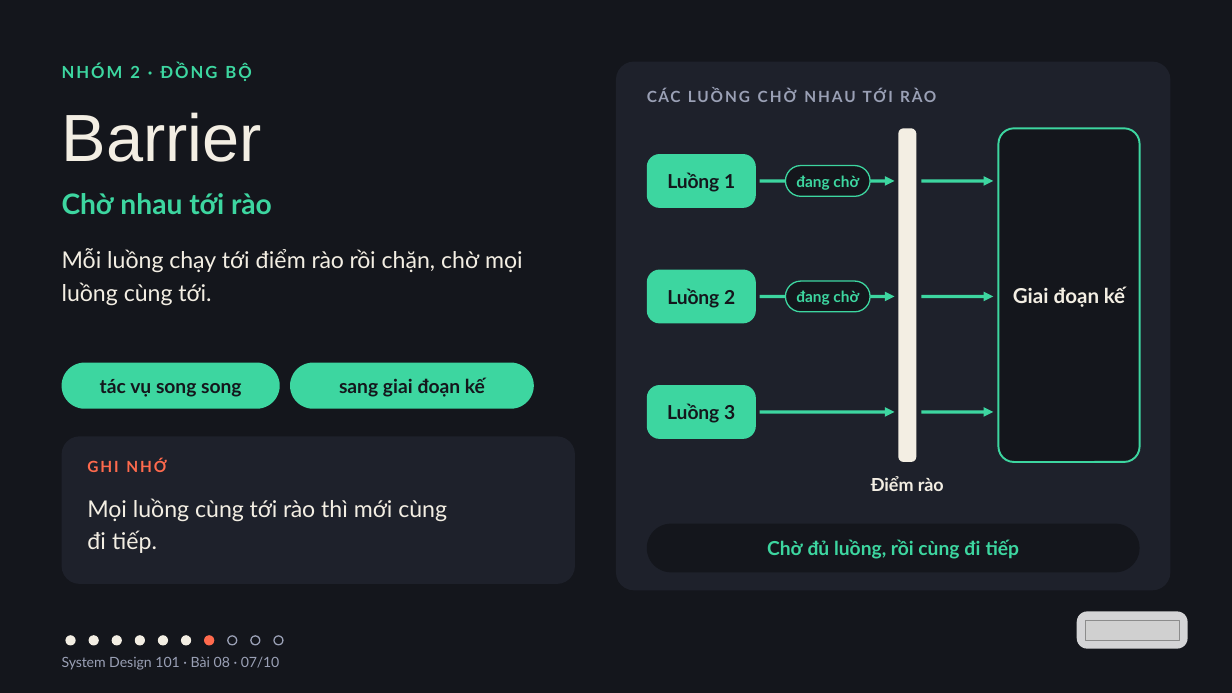
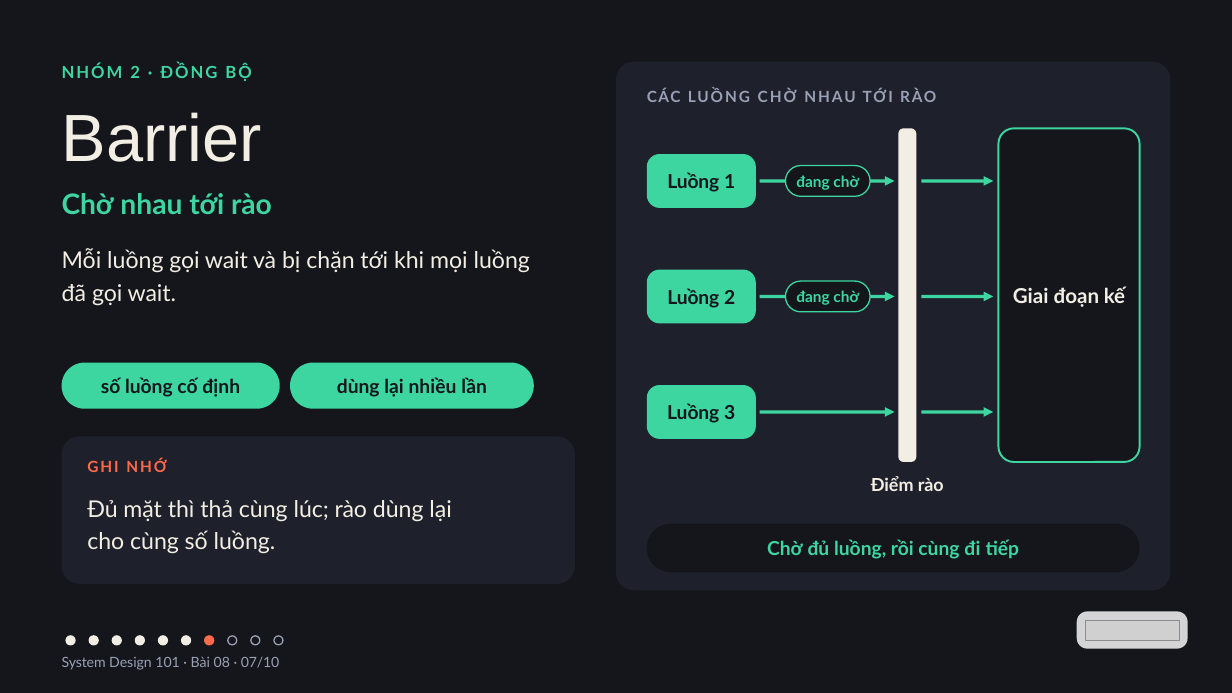
Before and after one commit to vohoailinh90/tool-marketing-studio, a slide deck: slide 7 of system-design-101/vi/lessons/sd-10-008/slides/sd-10-008.pptx. Drawn at 1232x693 pixels with LibreOffice and Linux fonts; fonts in the diff are those of the drawing; grey boxes stand for pictures. Boxes give left, top, right and bottom in pixels: in the first picture for what was removed or moved away, otherwise in the second. Text is boxed around its words. In the diff, an @@ line names an element or a change of style, - is before the commit and + after.

```diff
--- a/system-design-101/vi/lessons/sd-10-008/slides/sd-10-008.pptx
+++ b/system-design-101/vi/lessons/sd-10-008/slides/sd-10-008.pptx
@@ text at <box>62,248,530,306</box>: text changed @@
-Mỗi luồng chạy tới điểm rào rồi chặn, chờ mọi luồng cùng tới.
+Mỗi luồng gọi wait và bị chặn tới khi mọi luồng đã gọi wait.
@@ text in rounded rectangle at <box>101,377,240,397</box>: text changed @@
-tác vụ song song
+số luồng cố định
@@ text in rounded rectangle at <box>337,377,487,397</box>: text changed @@
-sang giai đoạn kế
+dùng lại nhiều lần
@@ text at <box>87,500,451,554</box>: text changed @@
-Mọi luồng cùng tới rào thì mới cùng đi tiếp.
+Đủ mặt thì thả cùng lúc; rào dùng lại cho cùng số luồng.
```
Also in this commit, not shown: 6 other slides changed.
